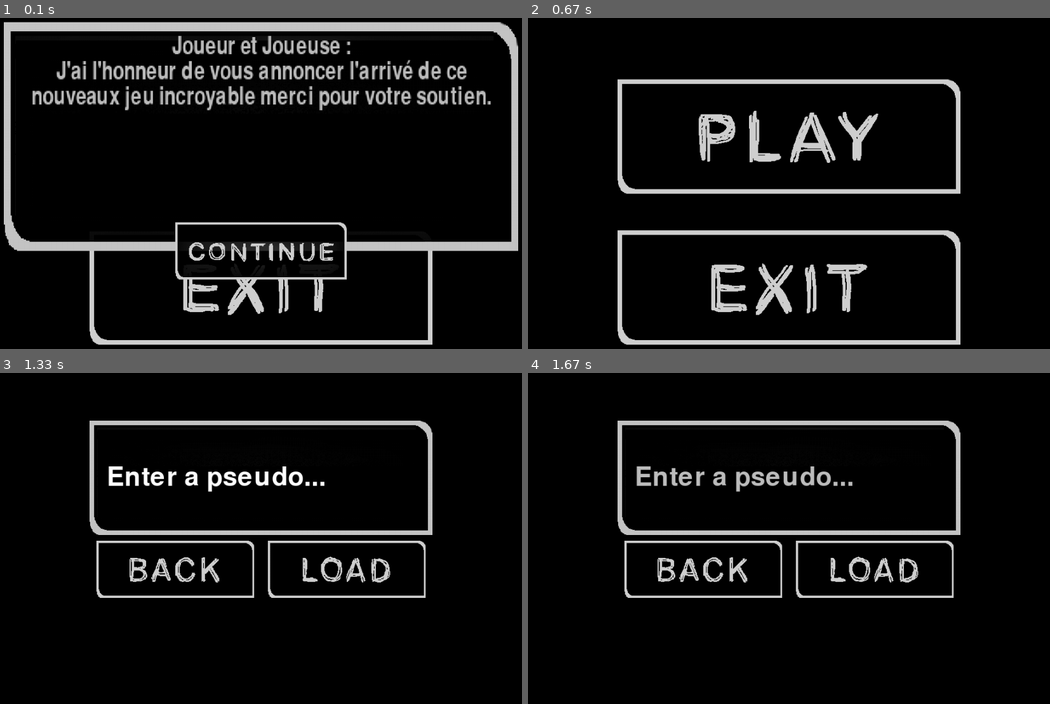
Above: before the commit, frames 1-4 (two rows, left to right).
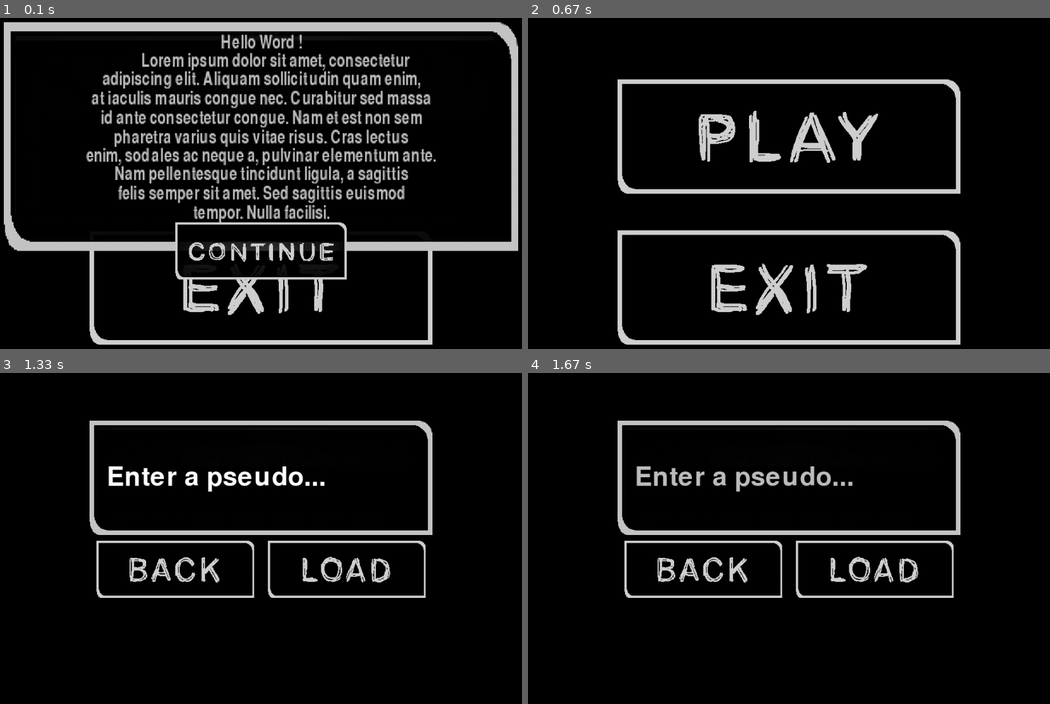
Above: after the commit, the same moments.

Repository: P4UL-M/Peer2peer-Pygame
Game: pygame game, started from main.py
Two runs of this game, one before a commit and one after it. Both use one fixed random seed, a clock stepped at 60 frames per second and the inputs below.
Inputs (mouse positions are in pixels of both pictures, inside the frame that each line leads up to):
- Up to frame 1 (0.1 s): no input
- Up to frame 2 (0.67 s): click (768, 233) at 0.38 s
- Up to frame 3 (1.33 s): click (261, 492) at 0.72 s; press the mouse at (261, 478) at 1.03 s; move the mouse to (203, 485) at 1.13 s; release the mouse at (140, 495) at 1.27 s
- Up to frame 4 (1.67 s): press the mouse at (872, 568) at 1.37 s; move the mouse to (809, 495) at 1.47 s; release the mouse at (742, 419) at 1.6 s

The runs differ from the first frame. In frame 1, 15% of the frame differs, in the area x 6-95%, y 4-62%; in frame 2, nothing differs; in frame 3, nothing differs; in frame 4, nothing differs.

Commit message:
Fix scale

Diff:
--- a/lib/pygame_menu.py
+++ b/lib/pygame_menu.py
@@ -66,12 +66,14 @@
         except FileNotFoundError:
             print("Your image doesn't seems to exist")
 
+        self.scale = Vector2(self.surface.get_width(),self.surface.get_height())
+
     def set_position(self,pos:Vector2,TopLeft=False,parent=None):
         """
         attribue les valeur du vecteur à la position de l'image, si les valeur sont en float alors elle sont considérer comme un multiplicateur
         """
-        x,y = None,None
         if TopLeft:
+            x,y = pos.x,pos.y
             if type(pos.x)==float:
                 if parent:
                     x = int(parent.surface.get_width()*pos.x) + parent.position.x
@@ -95,21 +97,28 @@
                     y = int(parent.surface.get_height()*pos.y - self.surface.get_height()/2) + parent.position.y
                 else:
                     y = int(_window.screen.get_height()*pos.y - self.surface.get_height()/2)
-        self.position:Vector2 = Vector2(x or pos.x,y or pos.y)
-        self.set_rect(Vector2(x or pos.x,y or pos.y))
+        self.position:Vector2 = Vector2(x,y)
+        self.set_rect(Vector2(x,y))
 
     def set_scale(self,sca:Vector2):
         """
         attribue les valeur du vecteur à la taille de l'image, si les valeur sont en float alors elle sont considérer comme un multiplicateur
         """
-        # bug de position lors du rescale prise en compte necessaire du monde de placement choisit c'est la merde xd
-        x,y = None,None
+        x,y = sca.x,sca.y
         if type(sca.x)==float:
             x = int(self.surface.get_width()*sca.x)
         if type(sca.y)==float:
             y = int(self.surface.get_height()*sca.y)
-        self.surface = py.transform.scale(self.surface,(x or sca.x,y or sca.y))
-        #self.set_position(Vector2(self.position.x,self.position.y),TopLeft=True)
+        self.scale = Vector2(x,y)
+        self.actualize_scale()
+
+    def actualize_scale(self):
+        offset = Vector2(
+            x= int(self.position.x - (self.scale.x - self.surface.get_width())/2),
+            y= int(self.position.y - (self.scale.y - self.surface.get_height())/2)
+        )
+        self.set_position(offset,TopLeft=True)
+        self.surface = py.transform.scale(self.surface,(self.scale.x,self.scale.y))
 
     def set_rect(self,coord:Vector2):
         self.rect = self.surface.get_rect(topleft=(coord.x,coord.y))
@@ -274,6 +283,36 @@
 
         self.childs:list[Button] = list()
 
+    def set_scale(self,sca:Vector2):
+        """
+        attribue les valeur du vecteur à la taille de l'image, si les valeur sont en float alors elle sont considérer comme un multiplicateur
+        """
+        x,y = sca.x,sca.y
+        if type(sca.x)==float:
+            x = int(self.surface.get_width()*sca.x)
+        if type(sca.y)==float:
+            y = int(self.surface.get_height()*sca.y)
+        self.scale = Vector2(x,y)
+
+        self.actualize_child_position()
+        self.actualize_scale()
+
+    def actualize_child_position(self):
+        #calcul pourcentage d'augmentation
+        offset = Vector2(
+            x= self.scale.x / self.surface.get_width(),
+            y= self.scale.y / self.surface.get_height()
+        )
+        for _button in self.childs:
+            #calcul position pourcentage du centre du parent
+            pos = Vector2(
+                ((_button.position.x + _button.scale.x/2) - self.position.x - self.surface.get_width()/2)/self.surface.get_width(),
+                ((_button.position.y + _button.scale.y/2) - self.position.y - self.surface.get_height()/2)/self.surface.get_height()
+            )
+            #calcul nouvelle position par rapport au coin haut gauche du parent
+            pos.x = pos.x*offset.x + 0.5; pos.y = pos.y*offset.y+0.5
+            _button.set_position(pos,parent=self)
+
     def set_rect(self, coord: Vector2):
         super().set_rect(coord)
         for _button in self.childs:
@@ -287,7 +326,7 @@
             if temp.size(max_text)[0]<temp.size(line)[0]:
                 max_text = line
         size_temp = temp.size(max_text)
-        while int(self.surface.get_height()*(1-self.padding*2))<size_temp[1] or int(self.surface.get_width()*(1-self.padding*2))<size_temp[0]:
+        while int(self.surface.get_height()*(1-self.padding*2))<size_temp[1]*len(self.text.split("\n")) or int(self.surface.get_width()*(1-self.padding*2))<size_temp[0]:
             i -=1
             temp = py.font.Font(None,i)
             size_temp = temp.size(max_text)
--- a/main.py
+++ b/main.py
@@ -49,10 +49,15 @@
         layer=1
         )
 
-    _alert.set_text("Joueur et Joueuse :\nJ'ai l'honneur de vous annoncer l'arrivé de ce nouveaux jeu incroyable merci pour votre soutien.",wrap_lenght=50,align_center=True)
-
+    _alert.set_text(
+        """Hello Word !
+        Lorem ipsum dolor sit amet, consectetur adipiscing elit. Aliquam sollicitudin quam enim, at iaculis mauris congue nec. Curabitur sed massa id ante consectetur congue. Nam et est non sem pharetra varius quis vitae risus. Cras lectus enim, sodales ac neque a, pulvinar elementum ante. Nam pellentesque tincidunt ligula, a sagittis felis semper sit amet. Sed sagittis euismod tempor. Nulla facilisi.
+        """,
+        wrap_lenght=50,
+        align_center=True)
+
+    _alert.set_position(Vector2(0.5,0.33))
     _alert.set_scale(Vector2(1.5,2.0))
-    _alert.set_position(Vector2(0.5,0.33))
 
     @_alert.add_button
     def validate_button():
@@ -62,8 +67,8 @@
             layer=_alert.layer
         )
 
+        _button.set_position(Vector2(0.5,1.0),parent=_alert)
         _button.set_scale(Vector2(0.5,0.5))
-        _button.set_position(Vector2(0.5,1.0),parent=_alert)
 
         @_button.on_click
         def close():
@@ -164,15 +169,19 @@
 
 @connecting.add_sprite
 def bad_pseudo():
-    _button = Button(
+    _alert = AlertBox(
         name="bad_pseudo",
-        path=PATH / "assets" / "Bad_Pseudo.png",
+        path=PATH / "assets" / "Empty_Node.png",
         isactive=False
     )
 
-    _button.set_position(Vector2(0.5,0.4))
-
-    return _button
+    _alert.set_position(Vector2(0.5,0.4))
+
+    _alert.set_text("""BAD PSEUDO
+    Le pseudo que vous avez choisi ne convient pas, veuillez en essayer un autre
+    """,wrap_lenght=30,align_center=True)
+
+    return _alert
 
 @server.Event
 def bad_name(ctx):
